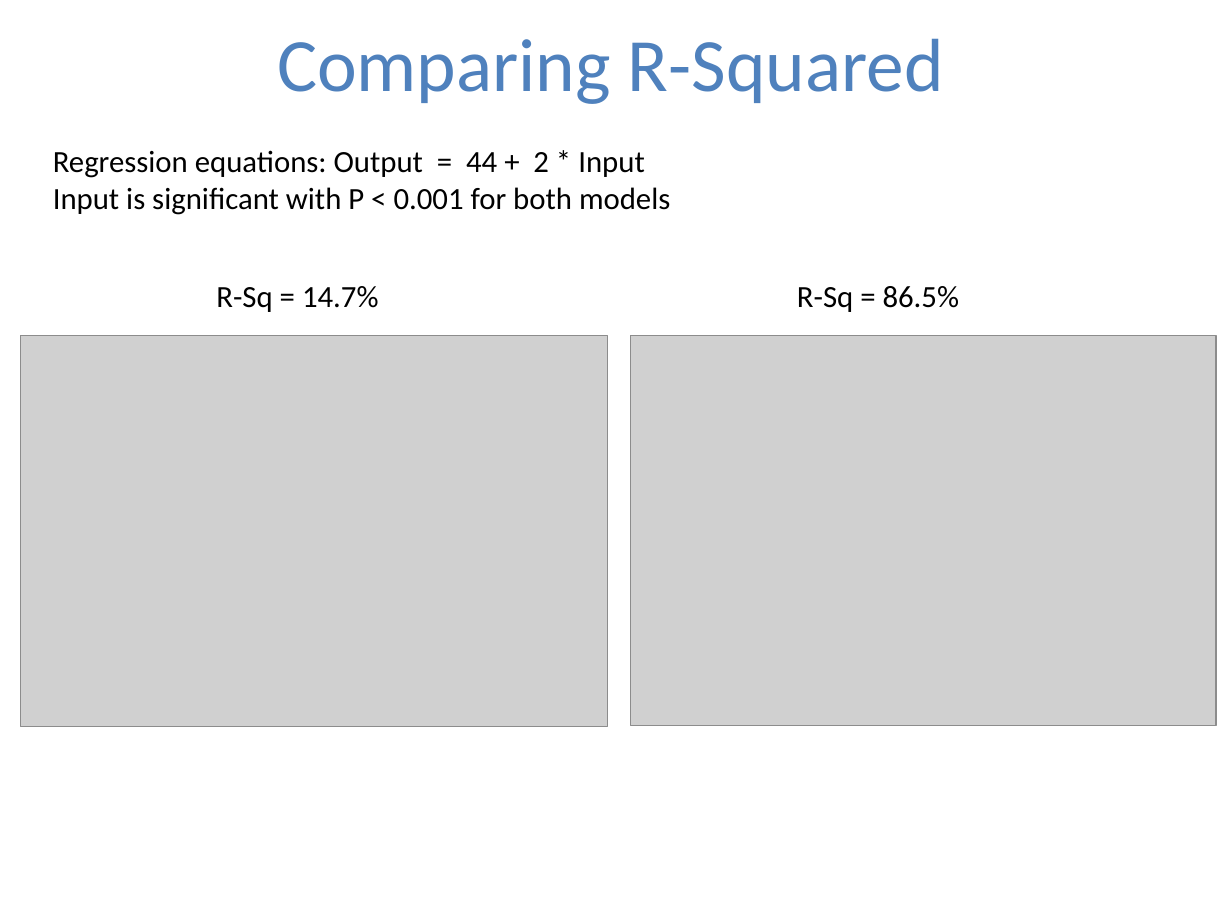
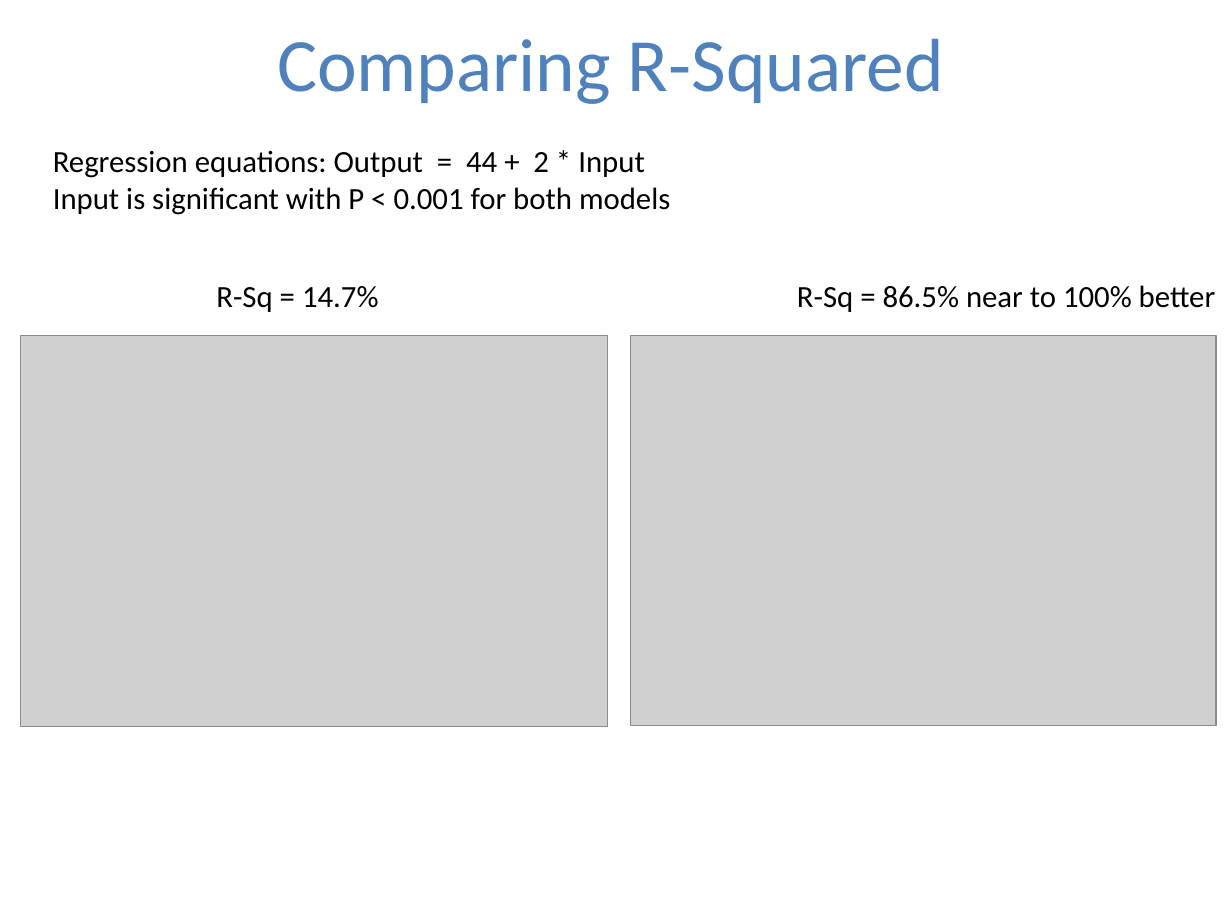
Before and after one commit to EngPeterAtef/Big-Data-Labs, a slide deck: slide 38 of Lab 5 - Predictive Analysis II/Linear Regression.pptx. Drawn at 1232x924 pixels with LibreOffice and Linux fonts; fonts in the diff are those of the drawing; grey boxes stand for pictures. Boxes give left, top, right and bottom in pixels: in the first picture for what was removed or moved away, otherwise in the second. Text is boxed around its words. In the diff, an @@ line names an element or a change of style, - is before the commit and + after.

```diff
--- a/Lab 5 - Predictive Analysis II/Linear Regression.pptx
+++ b/Lab 5 - Predictive Analysis II/Linear Regression.pptx
@@ text at (x1=797, y1=285, x2=1216, y2=312): text changed @@
-R-Sq = 86.5%
+R-Sq = 86.5% near to 100% better
```
Also in this commit, not shown: 16 other slides changed, 4 other files.
